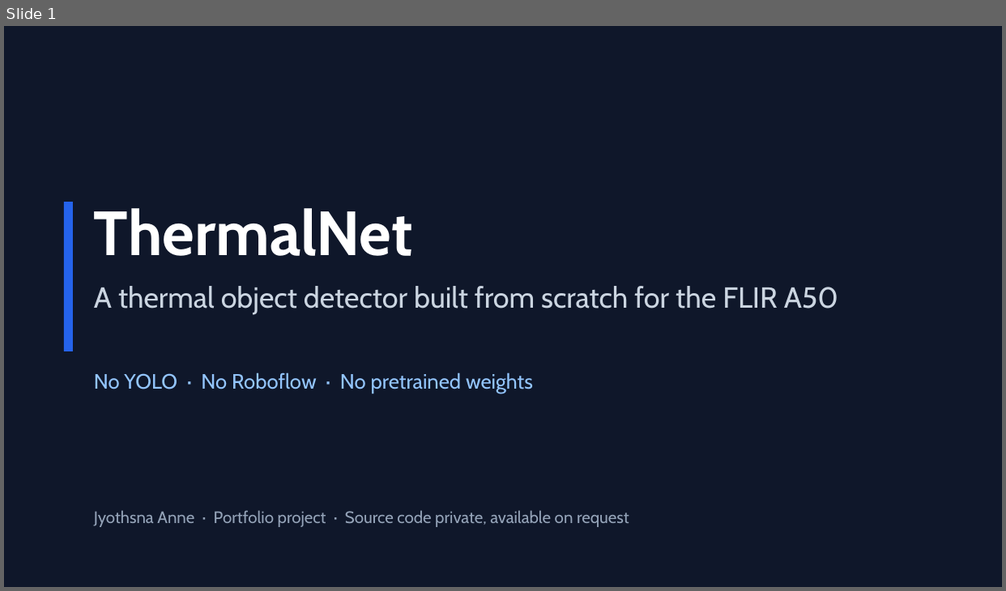
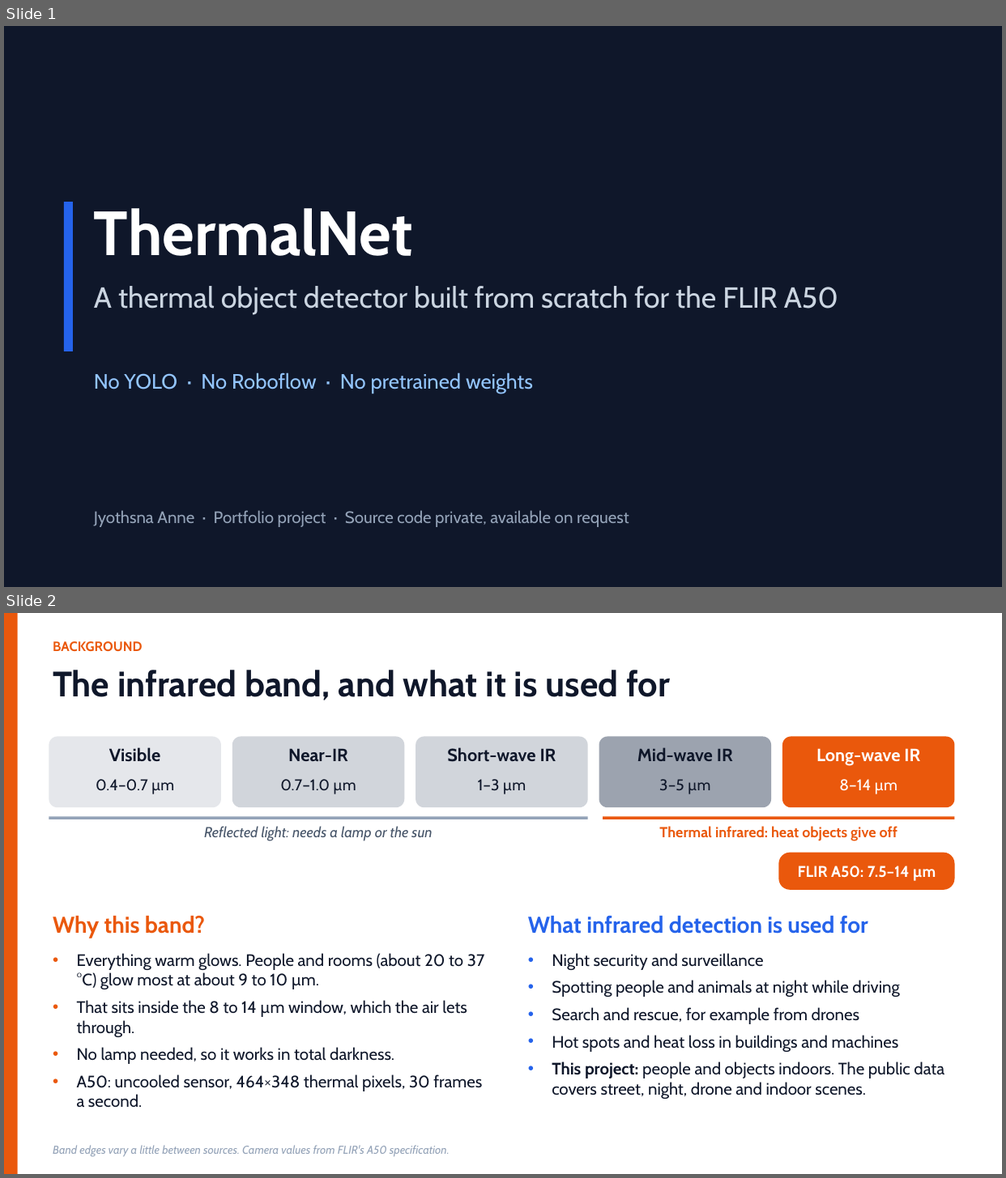
Before and after one commit to jyothsnaanne/ThermalNet-showcase, a slide deck: docs/ThermalNet_Portfolio.pptx. Shown one above the other, each under a label of ours: slide 1 before the commit, slides 1 and 2 after it. The pictures are 1006x591 and 1006x1178 pixels, drawn with LibreOffice and Linux fonts; fonts in the diff are those of the drawing. Boxes give left, top, right and bottom in pixels: in the first picture for what was removed or moved away, otherwise in the second. Text is boxed around its words. In the diff, an @@ line names an element or a change of style, - is before the commit and + after.

```diff
--- a/docs/ThermalNet_Portfolio.pptx
+++ b/docs/ThermalNet_Portfolio.pptx
@@ slide 2 added at (4, 613, 1002, 1174), background #FFFFFF @@
@@ rectangle added at (4, 613, 18, 1174), fill #EA580C @@
@@ text added at (53, 641, 143, 652), 13 pt, text #EA580C, bold @@
+BACKGROUND
@@ text added at (53, 670, 670, 700), 34 pt, text #0F172A, bold @@
+The infrared band, and what it is used for
@@ rounded rectangle added at (49, 736, 221, 807), fill #E5E7EB @@
@@ text added at (109, 747, 160, 762), 17 pt, text #0F172A, bold @@
+Visible
@@ rounded rectangle added at (232, 736, 404, 807), fill #D1D5DB @@
@@ text added at (288, 748, 348, 761), 17 pt, text #0F172A, bold @@
+Near-IR
@@ rounded rectangle added at (415, 736, 588, 807), fill #D1D5DB @@
@@ text added at (447, 747, 556, 762), 17 pt, text #0F172A, bold @@
+Short-wave IR
@@ rounded rectangle added at (599, 736, 771, 807), fill #9CA3AF @@
@@ text added at (637, 747, 733, 761), 17 pt, text #0F172A, bold @@
+Mid-wave IR
@@ rounded rectangle added at (782, 736, 955, 807), fill #EA580C @@
@@ text added at (816, 748, 920, 766), 17 pt, text #FFFFFF, bold @@
+Long-wave IR
@@ text added at (96, 779, 174, 794), 15 pt, text #0F172A @@
+0.4–0.7 µm
@@ text added at (280, 779, 356, 794), 15 pt, text #0F172A @@
+0.7–1.0 µm
@@ text added at (478, 779, 526, 794), 15 pt, text #0F172A @@
+1–3 µm
@@ text added at (659, 779, 710, 794), 15 pt, text #0F172A @@
+3–5 µm
@@ text added at (839, 779, 897, 794), 15 pt, text #FFFFFF @@
+8–14 µm
@@ rectangle added at (49, 816, 588, 820), fill #94A3B8 @@
@@ text added at (204, 826, 432, 841), 14 pt, text #475569, italic @@
+Reflected light: needs a lamp or the sun
@@ rectangle added at (603, 816, 955, 820), fill #EA580C @@
@@ text added at (659, 826, 897, 841), 14 pt, text #EA580C, bold @@
+Thermal infrared: heat objects give off
@@ rounded rectangle added at (779, 853, 955, 890), fill #EA580C @@
@@ text added at (798, 866, 936, 881), 15 pt, text #FFFFFF, bold @@
+FLIR A50: 7.5–14 µm
@@ text added at (53, 915, 205, 939), 22 pt, text #EA580C, bold @@
+Why this band?
@@ text added at (528, 916, 868, 934), 22 pt, text #2563EB, bold @@
+What infrared detection is used for
@@ text added at (77, 953, 485, 1108), 16 pt, text #0F172A @@
+• Everything warm glows. People and rooms (about 20 to 37 °C) glow most at about 9 to 10 µm.
+• That sits inside the 8 to 14 µm window, which the air lets through.
+• No lamp needed, so it works in total darkness.
+• A50: uncooled sensor, 464×348 thermal pixels, 30 frames a second.
@@ text added at (552, 953, 944, 1099), 16 pt, text #0F172A @@
+• Night security and surveillance
+• Spotting people and animals at night while driving
+• Search and rescue, for example from drones
+• Hot spots and heat loss in buildings and machines
+• This project: people and objects indoors. The public data covers street, night, drone and indoor scenes.
@@ text added at (53, 1145, 450, 1157), 11 pt, text #94A3B8, italic @@
+Band edges vary a little between sources. Camera values from FLIR's A50 specification.
```
Also in this commit, not shown: 1 other slide added, 1 other file.
